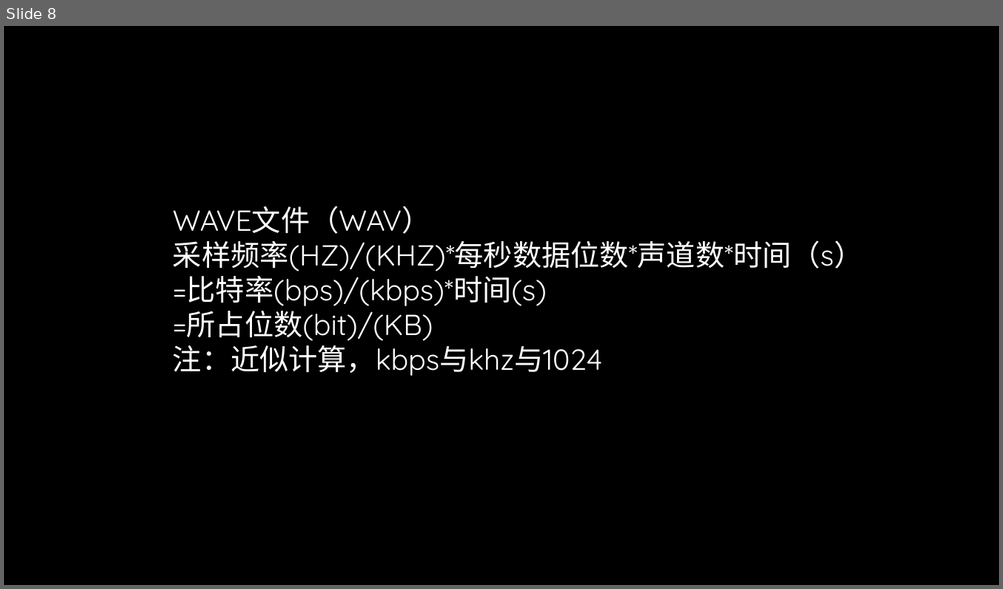
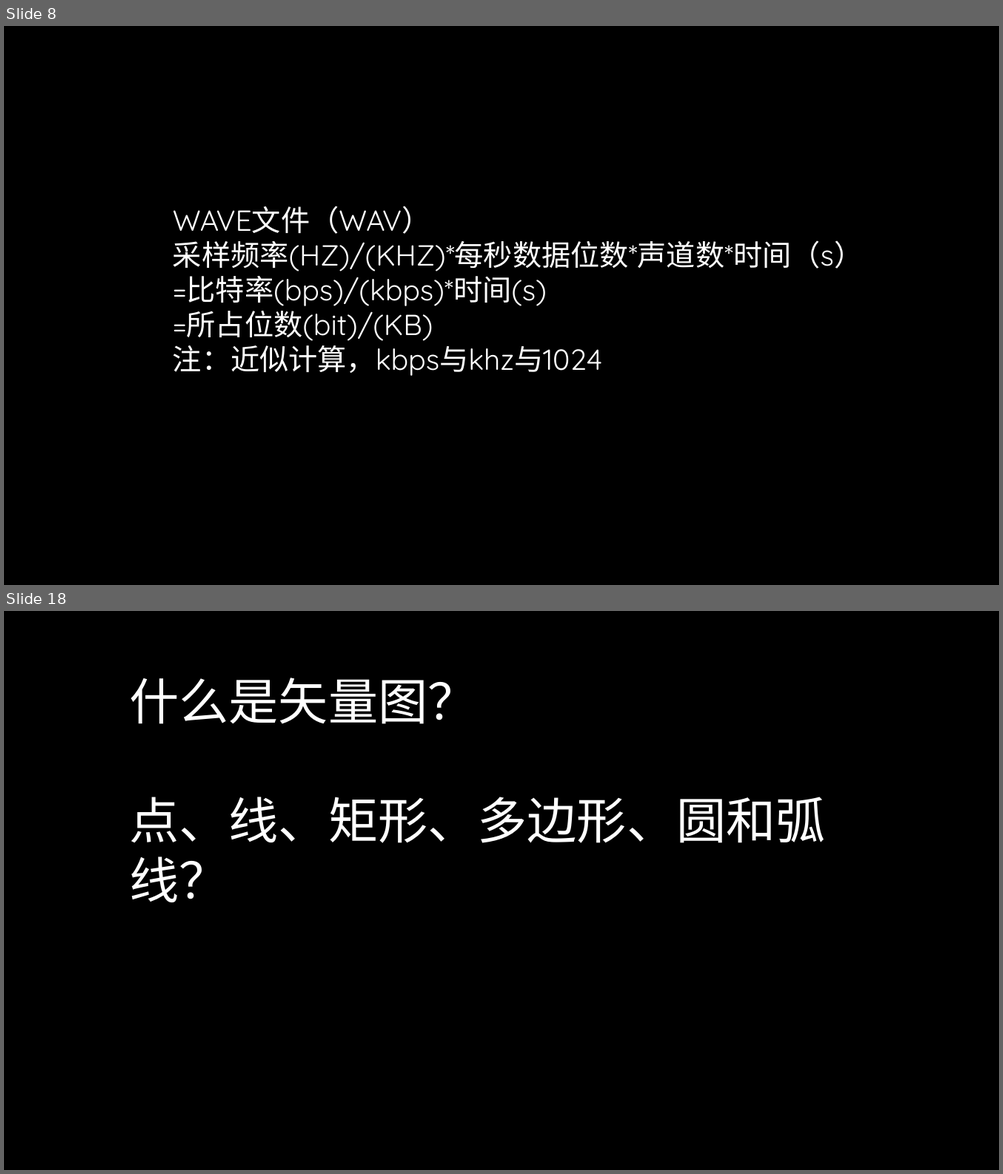
Before and after one commit to TomisTony/Techshare, a slide deck: 初探多媒体.pptx. Shown one above the other, each under a label of ours: slide 8 before the commit, slides 8 and 18 after it; the slides between them are not shown. The pictures are 1003x589 and 1003x1174 pixels, drawn with LibreOffice and Linux fonts; fonts in the diff are those of the drawing; background and template pictures are left out. Boxes give left, top, right and bottom in pixels: in the first picture for what was removed or moved away, otherwise in the second. Text is boxed around its words. In the diff, an @@ line names an element or a change of style, - is before the commit and + after.

```diff
--- a/初探多媒体.pptx
+++ b/初探多媒体.pptx
@@ slide 18 added at (x1=4, y1=611, x2=999, y2=1170), background picture (left out) @@
@@ text added at (x1=129, y1=678, x2=825, y2=903), 48 pt, text #FFFFFF @@
+什么是矢量图？
+点、线、矩形、多边形、圆和弧线？
```
Also in this commit, not shown: 2 slides changed, 11 other slides added, 1 slide removed, 12 other files.
